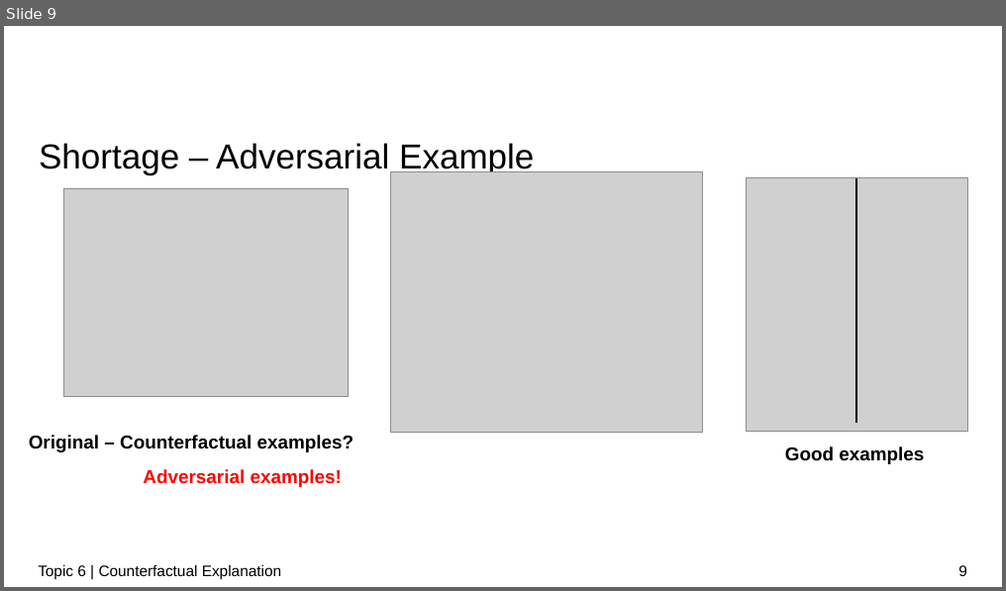
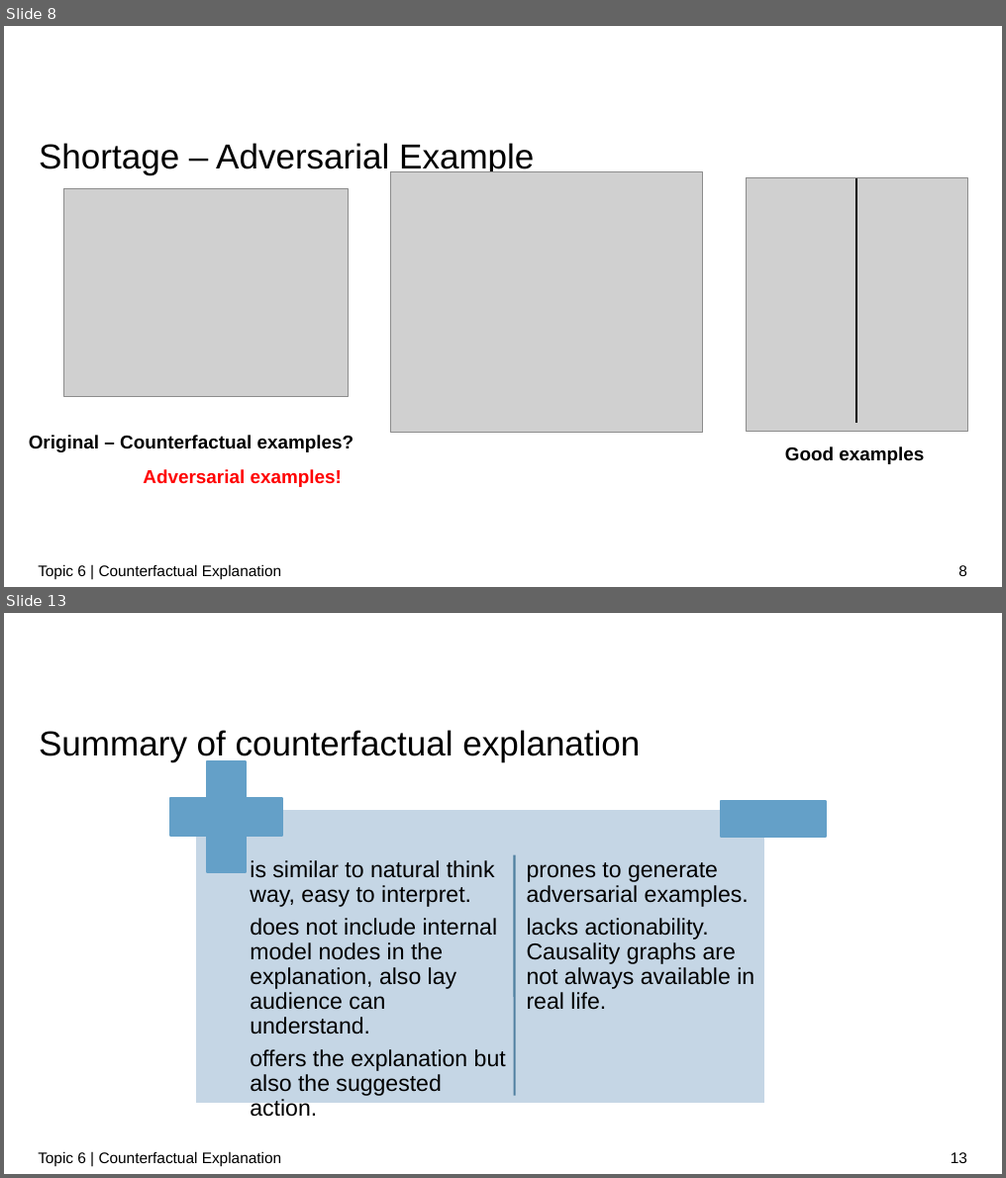
Before and after one commit to zhaochenyuangit/xAISeminar, a slide deck: presentation/XAI_counterfactual.pptx. Shown one above the other, each under a label of ours: slide 9 before the commit, slides 8 and 13 after it; the slides between them are not shown. The pictures are 1006x591 and 1006x1178 pixels, drawn with LibreOffice and Linux fonts; fonts in the diff are those of the drawing; grey boxes stand for pictures; background and template pictures are left out. Boxes give left, top, right and bottom in pixels: in the first picture for what was removed or moved away, otherwise in the second. Text is boxed around its words. In the diff, an @@ line names an element or a change of style, - is before the commit and + after.

```diff
--- a/presentation/XAI_counterfactual.pptx
+++ b/presentation/XAI_counterfactual.pptx
@@ slide 13 added at [4,613,1002,1174], background #FFFFFF @@
@@ title added at [39,730,640,762], 33.3 pt, text #000000 @@
+Summary of counterfactual explanation
@@ group added at [170,761,826,1121]: 2 rectangles, 2 texts, 1 plus, 1 line @@
+is similar to natural think way, easy to interpret.
+does not include internal model nodes in the explanation, also lay audience can understand.
+offers the explanation but also the suggested action.
+prones to generate adversarial examples.
+lacks actionability. Causality graphs are not always available in real life.
@@ text added at [38,1152,281,1166], 14.7 pt, text #000000 @@
+Topic 6 | Counterfactual Explanation
@@ page number added at [950,1153,967,1163], 14.7 pt, text #000000 @@
+13
@@ what was slide 9 is now slide 8 @@
@@ page number at [958,566,967,576]: text changed @@
-9
+8
```
Also in this commit, not shown: 6 slides changed, 2 other slides added, 1 slide removed, 16 other files.
